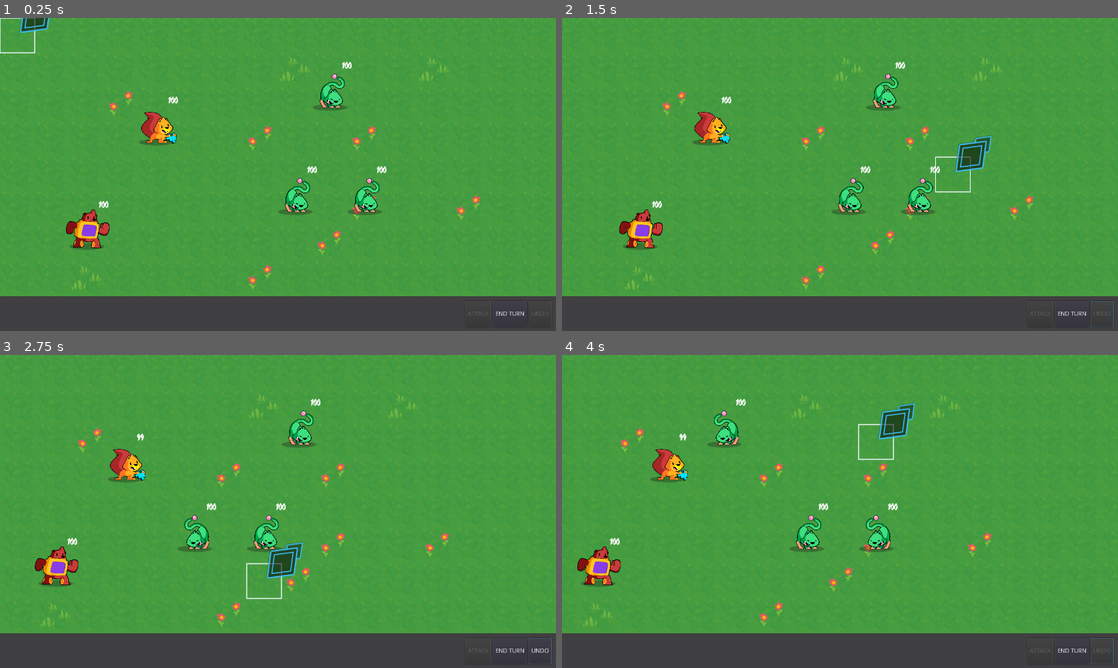
Above: before the commit, frames 1-4 (two rows, left to right).
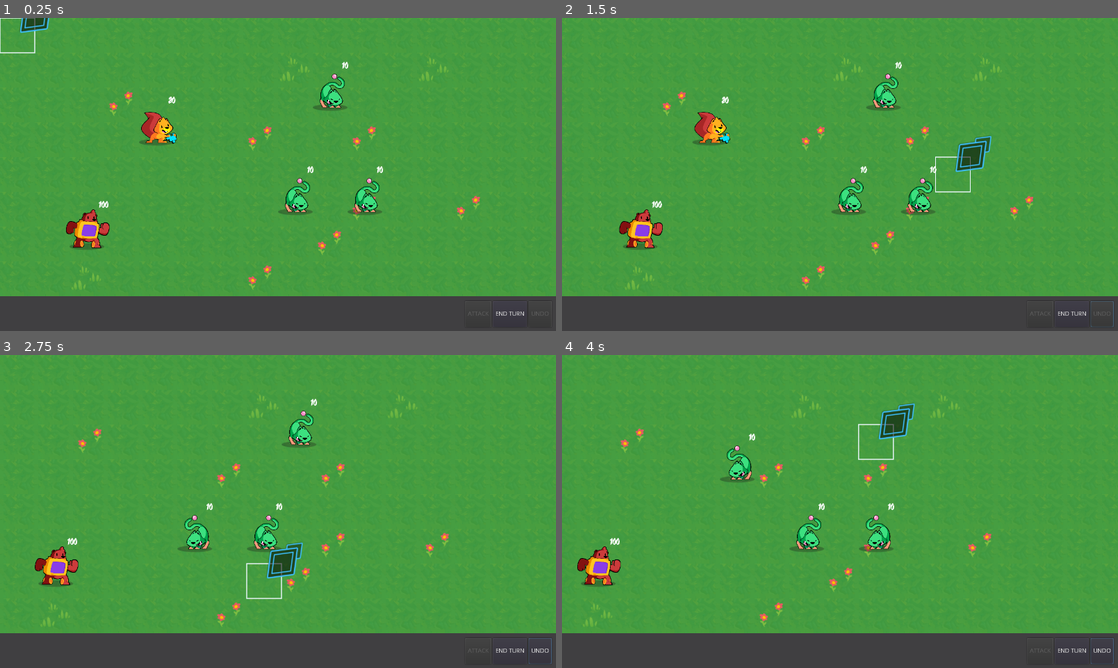
Above: after the commit, the same moments.

Repository: quaaludefood/lorelockers
Game: Godot game, scene res://Main.tscn
Two runs of this game, one before a commit and one after it. Both use one fixed random seed, a clock stepped at 60 frames per second and the inputs below.
Inputs (mouse positions are in pixels of both pictures, inside the frame that each line leads up to):
- Up to frame 1 (0.25 s): no input
- Up to frame 2 (1.5 s): click "END TURN" at 0.5 s; tap Enter (ui_accept) at 1.25 s; move the mouse to (962, 158) at 1.27 s; press the mouse at (962, 158) at 1.28 s; hold Right (ui_right) from 1.28 s (still down)
- Up to frame 3 (2.75 s): tap Enter (ui_accept) at 1.52 s; release Right (ui_right) at 2 s; release the mouse at (400, 495) at 2 s; drag from (166, 527) to (250, 574) at 2.02 s
- Up to frame 4 (4 s): click "UNDO" at 2.75 s; tap Enter (ui_accept) at 3.5 s; move the mouse to (895, 442) at 3.52 s; press the mouse at (895, 442) at 3.53 s; hold Right (ui_right) from 3.53 s (still down)

The runs differ from the first frame. In frame 1, less than 0.1% of the frame differs, in the area x 30-70%, y 14-50%; in frame 2, less than 0.1%; in frame 3, 0.6%; in frame 4, 1.4%, in the area x 15-99%, y 14-96%.

Commit message:
fainting mechanism in place
Signed-off-by: plxpm5@gmail.com <philippa@thefusionworks.com>

Diff:
--- a/CombatAction/CombatAction.gd
+++ /dev/null
@@ -1,21 +0,0 @@
-
-class_name CombatAction
-extends Node
-
-onready var rootnode: Node2D = get_tree().root.get_child(0)
-#onready var gameboard: GameBoard = rootnode.get_node("GameBoard")
-
-var _friendly_units := []
-var _enemy_units := []
-
-
-# Called when the node enters the scene tree for the first time.
-#func _ready() -> void:
-#		for object in gameboard.get_children():
-#			if object.is_class("Path2D"):
-#				if object.is_friendly:
-#					_friendly_units.append(object)
-#				else:
-#					_enemy_units.append(object)
-
-	#print("Number of friendly units: ", len(_friendly_units))
--- a/CombatAction/CombatAction.tscn
+++ /dev/null
@@ -1,6 +0,0 @@
-[gd_scene load_steps=2 format=2]
-
-[ext_resource path="res://CombatAction/CombatAction.gd" type="Script" id=1]
-
-[node name="CombatAction" type="Node"]
-script = ExtResource( 1 )
--- a/GameBoard/GameBoard.gd
+++ b/GameBoard/GameBoard.gd
@@ -29,39 +29,36 @@
 
 ####Generic functions
 func _ready() -> void:
+	_reinitialize()
 	_is_player_turn = true
 	_attackbutton.connect("attack_pressed", self, "scope_attack")
 	_endturnbutton.connect("endturn_pressed", self, "end_turn")
 	_undobutton.connect("undo_pressed", self, "undo_move")
-
 	_undobutton.disabled = true
 	_attackbutton.disabled = true
 
+
+
+func _reinitialize() -> void:
+	_enemy_units.clear()
+	_friendly_units.clear()
+	_units.clear()
 	var all_units = []
 	for child in get_children():
 		var unit := child as Unit
 		if not unit:
 			continue
-		all_units.append(unit)
-		if unit.is_friendly():
-			_friendly_units.append(unit)
-		else:
-			_enemy_units.append(unit)
+		if unit.stats.health > 0:
+			all_units.append(unit)
+			if unit.is_friendly():
+				_friendly_units.append(unit)
+			else:
+				_enemy_units.append(unit)
 
 	for unit in all_units:
+		_units[unit.cell] = unit
 		unit.setup(all_units)
 
-	for unit in _friendly_units:
-		_units[unit.cell] = unit
-	for unit in _enemy_units:
-		_units[unit.cell] = unit
-
-func _reinitialize() -> void:
-	_units.clear()
-	for unit in _friendly_units:
-		_units[unit.cell] = unit
-	for unit in _enemy_units:
-		_units[unit.cell] = unit
 
 func _unhandled_input(event: InputEvent) -> void:
 	if event.is_action_released("debug_info"):
@@ -103,6 +100,7 @@
 func end_turn()-> void:
 	_clear_attack_scoping()
 	_clear_active_unit()
+	_reinitialize()
 	for unit in _units.values():
 		unit.set_deactivated(false)
 
@@ -111,6 +109,7 @@
 		_play_ai_turn()
 
 func _play_ai_turn() -> void:
+	print(_enemy_units)
 	for unit in _enemy_units:
 		var t = Timer.new()
 		t.set_wait_time(1)
@@ -119,7 +118,8 @@
 		t.start()
 		yield(t, "timeout")
 		_active_unit = unit
-		var result: Dictionary = unit.get_ai().choose()
+		print(_active_unit)
+		var result: Dictionary = _active_unit.get_ai().choose()
 		var action_data: ActionData
 		var targets := []
 		action_data = result.action
@@ -130,6 +130,7 @@
 		t.start()
 		yield(t, "timeout")
 		_play_attack(action_data, unit, targets[0])
+		_reinitialize()
 
 
 
--- a/Main.tscn
+++ b/Main.tscn
@@ -14,9 +14,11 @@
 [ext_resource path="res://WorldCamera.gd" type="Script" id=12]
 [ext_resource path="res://UnitOverlay/AttackOverlay.tscn" type="PackedScene" id=13]
 [ext_resource path="res://GameBoard/Attack/AttackPath.tscn" type="PackedScene" id=14]
-[ext_resource path="res://Units/Stats/UnitStats.gd" type="Script" id=15]
+[ext_resource path="res://Units/Stats/squirrel_stats.tres" type="Resource" id=15]
 [ext_resource path="res://Units/Actions/Attacks/basic_attack.tres" type="Resource" id=16]
 [ext_resource path="res://Units/AI/AggressiveUnitAI.tscn" type="PackedScene" id=17]
+[ext_resource path="res://Units/Stats/bear_stats.tres" type="Resource" id=18]
+[ext_resource path="res://Units/Stats/cat_stats.tres" type="Resource" id=19]
 
 [sub_resource type="Curve2D" id=3]
 resource_local_to_scene = true
@@ -24,62 +26,17 @@
 "points": PoolVector2Array(  )
 }
 
-[sub_resource type="Resource" id=4]
-script = ExtResource( 15 )
-max_health = 100.0
-base_attack = 10.0
-base_defense = 10.0
-base_speed = 70.0
-base_hit_chance = 100.0
-base_evasion = 0.0
-
 [sub_resource type="Curve2D" id=2]
 resource_local_to_scene = true
 _data = {
 "points": PoolVector2Array(  )
 }
 
-[sub_resource type="Resource" id=5]
-script = ExtResource( 15 )
-max_health = 100.0
-base_attack = 10.0
-base_defense = 10.0
-base_speed = 70.0
-base_hit_chance = 100.0
-base_evasion = 0.0
-
-[sub_resource type="Resource" id=6]
-script = ExtResource( 15 )
-max_health = 100.0
-base_attack = 10.0
-base_defense = 10.0
-base_speed = 70.0
-base_hit_chance = 100.0
-base_evasion = 0.0
-
-[sub_resource type="Resource" id=7]
-script = ExtResource( 15 )
-max_health = 100.0
-base_attack = 10.0
-base_defense = 10.0
-base_speed = 70.0
-base_hit_chance = 100.0
-base_evasion = 0.0
-
 [sub_resource type="Curve2D" id=1]
 resource_local_to_scene = true
 _data = {
 "points": PoolVector2Array(  )
 }
-
-[sub_resource type="Resource" id=8]
-script = ExtResource( 15 )
-max_health = 100.0
-base_attack = 10.0
-base_defense = 10.0
-base_speed = 70.0
-base_hit_chance = 100.0
-base_evasion = 0.0
 
 [node name="Main" type="Node2D"]
 
@@ -109,7 +66,7 @@
 skin = ExtResource( 7 )
 move_range = 5
 skin_offset = Vector2( 6, 17 )
-stats = SubResource( 4 )
+stats = ExtResource( 15 )
 
 [node name="Cat1" parent="GameBoard" instance=ExtResource( 2 )]
 position = Vector2( 850.293, 412.465 )
@@ -118,7 +75,7 @@
 skin = ExtResource( 9 )
 move_range = 4
 skin_offset = Vector2( 5, 12 )
-stats = SubResource( 5 )
+stats = ExtResource( 19 )
 ai_scene = ExtResource( 17 )
 
 [node name="Cat2" parent="GameBoard" instance=ExtResource( 2 )]
@@ -128,7 +85,7 @@
 skin = ExtResource( 9 )
 move_range = 4
 skin_offset = Vector2( 5, 12 )
-stats = SubResource( 6 )
+stats = ExtResource( 19 )
 ai_scene = ExtResource( 17 )
 
 [node name="Cat3" parent="GameBoard" instance=ExtResource( 2 )]
@@ -138,7 +95,7 @@
 skin = ExtResource( 9 )
 move_range = 4
 skin_offset = Vector2( 5, 12 )
-stats = SubResource( 7 )
+stats = ExtResource( 19 )
 ai_scene = ExtResource( 17 )
 
 [node name="Bear" parent="GameBoard" instance=ExtResource( 2 )]
@@ -148,7 +105,7 @@
 skin = ExtResource( 8 )
 move_range = 3
 skin_offset = Vector2( 2, 9 )
-stats = SubResource( 8 )
+stats = ExtResource( 18 )
 
 [node name="WorldCamera" type="Camera2D" parent="."]
 anchor_mode = 0
--- a/Units/Formulas.gd
+++ b/Units/Formulas.gd
@@ -9,7 +9,7 @@
 
 static func calculate_base_damage(action_data, attacker, defender) -> int:
 	var damage: float = calculate_potential_damage(action_data, attacker)
-	damage -= defender.stats.defense
+	#damage -= defender.stats.defense
 	return int(clamp(damage, 1.0, 999.0))
 
 static func calculate_hit_chance(action_data, attacker, defender) -> float:
--- a/Units/Stats/bear_stats.tres
+++ b/Units/Stats/bear_stats.tres
@@ -5,8 +5,8 @@
 [resource]
 script = ExtResource( 1 )
 max_health = 100.0
-base_attack = 10.0
-base_defense = 10.0
+base_attack = 100.0
+base_defense = 0.0
 base_speed = 70.0
 base_hit_chance = 100.0
 base_evasion = 0.0
--- a/Units/Stats/cat_stats.tres
+++ b/Units/Stats/cat_stats.tres
@@ -4,9 +4,9 @@
 
 [resource]
 script = ExtResource( 1 )
-max_health = 100.0
-base_attack = 10.0
-base_defense = 10.0
+max_health = 10.0
+base_attack = 50.0
+base_defense = 0.0
 base_speed = 70.0
 base_hit_chance = 100.0
 base_evasion = 0.0
--- a/Units/Stats/squirrel_stats.tres
+++ b/Units/Stats/squirrel_stats.tres
@@ -4,9 +4,9 @@
 
 [resource]
 script = ExtResource( 1 )
-max_health = 100.0
-base_attack = 10.0
-base_defense = 10.0
+max_health = 20.0
+base_attack = 50.0
+base_defense = 0.0
 base_speed = 70.0
 base_hit_chance = 100.0
 base_evasion = 0.0
--- a/Units/Unit.gd
+++ b/Units/Unit.gd
@@ -150,8 +150,10 @@
 	stats.health -= amount
 	_health_display.text = str(stats.health)
 
+
 func _on_BattlerStats_health_depleted() -> void:
-	set_deactivated(true)
+	print(name, " fainted!")
+	self.queue_free()
 
 ###Movement functions
 
--- a/project.godot
+++ b/project.godot
@@ -53,11 +53,6 @@
 "class": "BattlerAI",
 "language": "GDScript",
 "path": "res://Units/AI/UnitAI.gd"
-}, {
-"base": "Node",
-"class": "CombatAction",
-"language": "GDScript",
-"path": "res://CombatAction/CombatAction.gd"
 }, {
 "base": "Node2D",
 "class": "Cursor",
@@ -129,7 +124,6 @@
 "AttackOverlay": "",
 "AttackPath": "",
 "BattlerAI": "",
-"CombatAction": "",
 "Cursor": "",
 "EndTurnButton": "",
 "Formulas": "",
Not shown: 1 places in Main.tscn that only renumber resources
